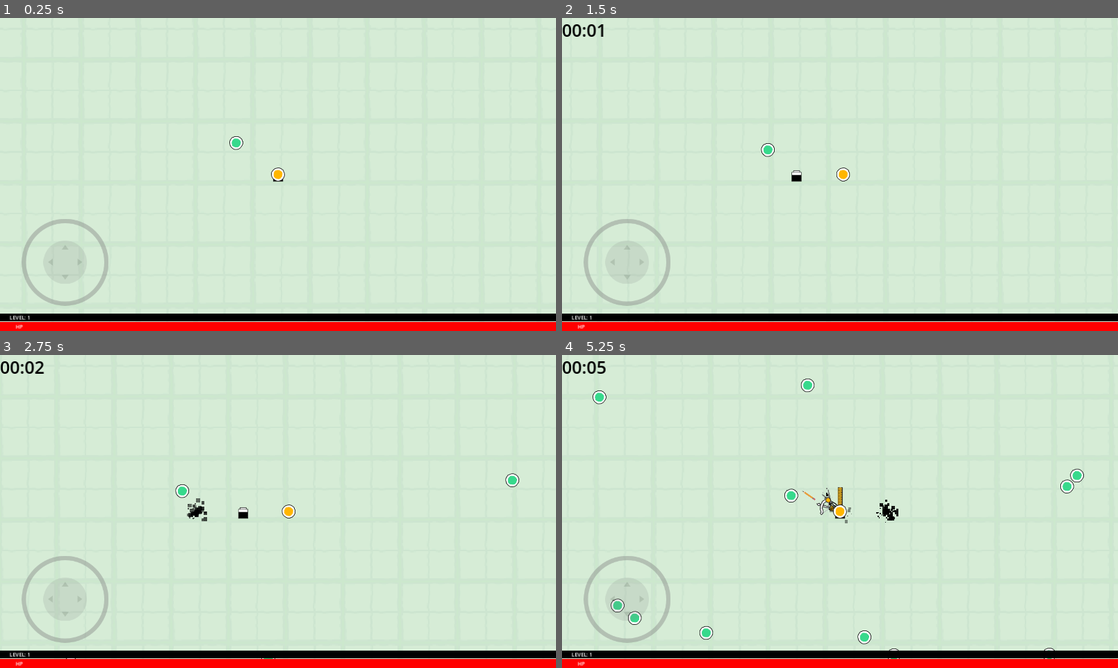
Above: before the commit, frames 1-4 (two rows, left to right).
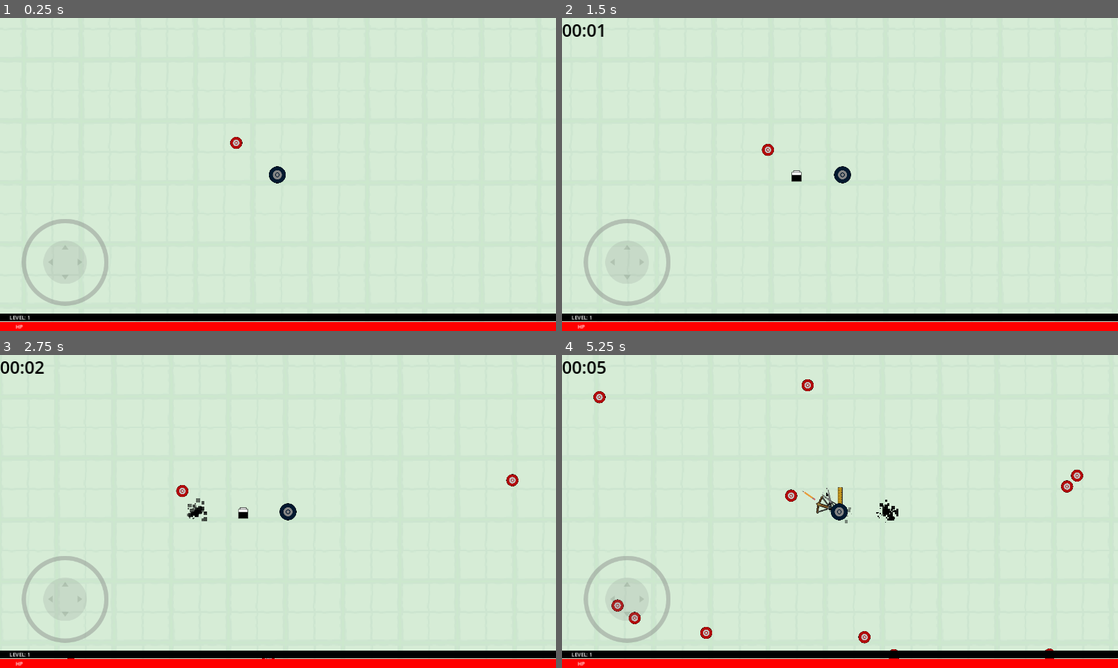
Above: after the commit, the same moments.

Repository: kickflip-games/papercut
Game: Godot game, scene res://scenes/game_flow/gameplay/game.tscn
Same seed, same stepped clock (60 frames per second), same inputs: the game is played once before the commit and once after it.
Inputs (mouse positions are in pixels of both pictures, inside the frame that each line leads up to):
- Up to frame 1 (0.25 s): no input
- Up to frame 2 (1.5 s): tap Enter (ui_accept) at 0.5, 0.77 s; move the mouse to (962, 158) at 0.52 s; press the mouse at (962, 158) at 0.53 s; hold D (right) 0.53-1.25 s; release the mouse at (962, 158) at 1.25 s; drag from (728, 190) to (851, 174) at 1.27 s
- Up to frame 3 (2.75 s): move the mouse to (333, 442) at 2.02 s; press the mouse at (333, 442) at 2.03 s; hold D (right) from 2.03 s (still down)
- Up to frame 4 (5.25 s): release D (right) at 2.75 s; release the mouse at (895, 442) at 2.75 s; drag from (812, 574) to (851, 511) at 2.77 s; move the mouse to (1006, 558) at 3.52 s; press the mouse at (1006, 558) at 3.53 s; hold A (left) 3.53-4.25 s; tap Enter (ui_accept) at 3.77 s; release the mouse at (1006, 558) at 4.25 s; drag from (673, 464) to (828, 511) at 4.27 s; move the mouse to (867, 511) at 5.02 s; press the mouse at (867, 511) at 5.03 s; hold , (cycle_weapon_backwards) from 5.03 s (still down)

The runs differ from the first frame. In frame 1, 0.2% of the frame differs, in the area x 41-52%, y 37-53%; in frame 2, 0.2%; in frame 3, 0.3%; in frame 4, 1.1%, in the area x 5-94%, y 7-98%.

Commit message:
add sid player ennemy bow sprite

Diff:
--- a/scenes/units/enemy/enemy.tscn
+++ b/scenes/units/enemy/enemy.tscn
@@ -1,7 +1,7 @@
 [gd_scene load_steps=11 format=3 uid="uid://bn4p41kvbnxw6"]
 
 [ext_resource type="Script" path="res://scenes/units/enemy/enemy.gd" id="1_7l8ff"]
-[ext_resource type="Texture2D" uid="uid://bbwo1i5jlt8af" path="res://assets/kenney_scribble_dungeons/PNG/Characters/green_character.png" id="2_lrpw2"]
+[ext_resource type="Texture2D" uid="uid://d25eauer63smc" path="res://assets/sid_assets/Enemies.png" id="2_ljft2"]
 [ext_resource type="Texture2D" uid="uid://dsxwipmhlpee4" path="res://assets/kenney_scribble_dungeons/PNG/Characters/green_hand.png" id="3_1xnif"]
 [ext_resource type="Script" path="res://scenes/units/enemy/EnemySpriteController.gd" id="3_yyeqe"]
 [ext_resource type="PackedScene" uid="uid://boo7clbigp2xl" path="res://scenes/units/hit_boxes/take_damage_box.tscn" id="4_vv6f4"]
@@ -22,7 +22,8 @@
 health = 3
 
 [node name="Sprite2D" type="Sprite2D" parent="."]
-texture = ExtResource("2_lrpw2")
+scale = Vector2(0.585937, 0.585937)
+texture = ExtResource("2_ljft2")
 script = ExtResource("3_yyeqe")
 
 [node name="FlashTimer" type="Timer" parent="Sprite2D"]
--- a/scenes/units/player/player.tscn
+++ b/scenes/units/player/player.tscn
@@ -1,12 +1,12 @@
 [gd_scene load_steps=22 format=3 uid="uid://wjuvo5gqethv"]
 
 [ext_resource type="Script" path="res://scenes/units/player/Player.gd" id="1_ubmpe"]
-[ext_resource type="Texture2D" uid="uid://dia0dwa0lvkj7" path="res://assets/kenney_scribble_dungeons/PNG/Characters/yellow_character.png" id="2_nuf6p"]
 [ext_resource type="PackedScene" uid="uid://vrwypc6t6y3x" path="res://scenes/units/player/detection_area.tscn" id="3_8sjlo"]
 [ext_resource type="PackedScene" uid="uid://b23gwaj5hwhcy" path="res://scenes/units/player/pickup_box.tscn" id="3_lgxr8"]
 [ext_resource type="Script" path="res://scenes/units/player/xp_magnet_box.gd" id="4_j628w"]
 [ext_resource type="PackedScene" uid="uid://drqeygsg8j7nn" path="res://scenes/weapons/Bow.tscn" id="4_ofbkf"]
 [ext_resource type="Texture2D" uid="uid://cuamtd5wuba8d" path="res://assets/spotlight.png" id="5_hu868"]
+[ext_resource type="Texture2D" uid="uid://oiau4moeutbb" path="res://assets/sid_assets/Player.png" id="6_t7bgs"]
 [ext_resource type="PackedScene" uid="uid://boo7clbigp2xl" path="res://scenes/units/hit_boxes/take_damage_box.tscn" id="7_1bndr"]
 [ext_resource type="Script" path="res://scenes/units/player/HealthBar.gd" id="7_4x2fm"]
 [ext_resource type="Texture2D" uid="uid://d1cwqsd4qjkl7" path="res://assets/square.png" id="7_a5me4"]
@@ -57,7 +57,9 @@
 
 [node name="Sprite" type="Sprite2D" parent="."]
 z_index = 1
-texture = ExtResource("2_nuf6p")
+position = Vector2(1.00001, 2)
+scale = Vector2(0.817038, 0.817038)
+texture = ExtResource("6_t7bgs")
 
 [node name="Inventory" type="Node2D" parent="."]
 unique_name_in_owner = true
@@ -71,6 +73,7 @@
 position = Vector2(-40.7279, 17.642)
 
 [node name="Bow" parent="Inventory" instance=ExtResource("4_ofbkf")]
+visible = false
 position = Vector2(0.984165, -1.01559)
 
 [node name="Sword" parent="Inventory" instance=ExtResource("11_o7kf6")]
--- a/scenes/weapons/Bow.tscn
+++ b/scenes/weapons/Bow.tscn
@@ -2,7 +2,7 @@
 
 [ext_resource type="Script" path="res://scenes/weapons/Bow.gd" id="1_njpy4"]
 [ext_resource type="Texture2D" uid="uid://dia0dwa0lvkj7" path="res://assets/kenney_scribble_dungeons/PNG/Characters/yellow_character.png" id="2_1debj"]
-[ext_resource type="Texture2D" uid="uid://ccbqw12fmmbw0" path="res://assets/kenney_scribble_dungeons/PNG/Items/weapon_bow_arrow.png" id="2_eicd7"]
+[ext_resource type="Texture2D" uid="uid://cc1mxgah6sms0" path="res://assets/sid_assets/Crossbow.png" id="3_b28pl"]
 [ext_resource type="Texture2D" uid="uid://bcf5h2rrlf17t" path="res://assets/kenney_scribble_dungeons/PNG/Characters/yellow_hand.png" id="3_t3nyd"]
 
 [node name="Bow" type="Area2D"]
@@ -18,13 +18,16 @@
 [node name="BowSprite" type="Sprite2D" parent="."]
 position = Vector2(54.21, 0)
 rotation = 1.5708
-texture = ExtResource("2_eicd7")
+scale = Vector2(1.57, 1.57)
+texture = ExtResource("3_b28pl")
 
 [node name="Sprite2D" type="Sprite2D" parent="BowSprite"]
+visible = false
 position = Vector2(21, 8.00005)
 texture = ExtResource("3_t3nyd")
 
 [node name="Sprite2D2" type="Sprite2D" parent="BowSprite"]
+visible = false
 position = Vector2(-6.10352e-05, 26)
 texture = ExtResource("3_t3nyd")
 
Binary file added: assets/sid_assets/Crossbow.png
Not shown, added: assets/sid_assets/Crossbow.png.import
Binary file added: assets/sid_assets/Enemies.png
Not shown, added: assets/sid_assets/Enemies.png.import
Binary file added: assets/sid_assets/Player.png
Not shown, added: assets/sid_assets/Player.png.import
